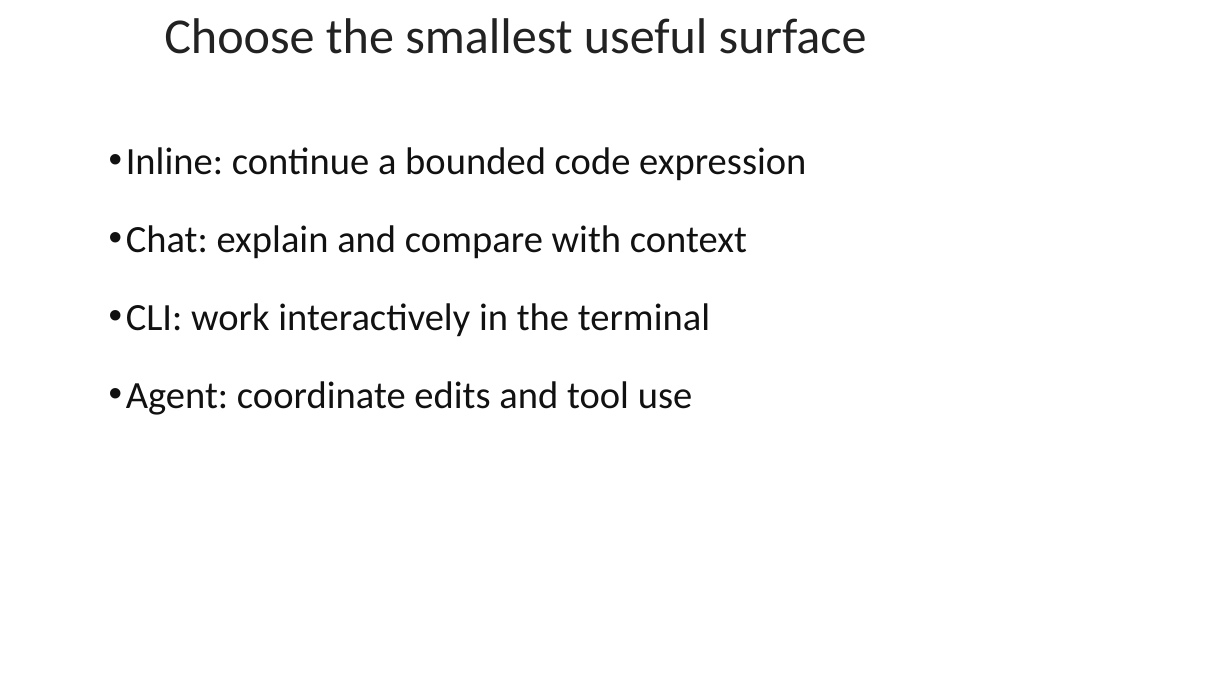
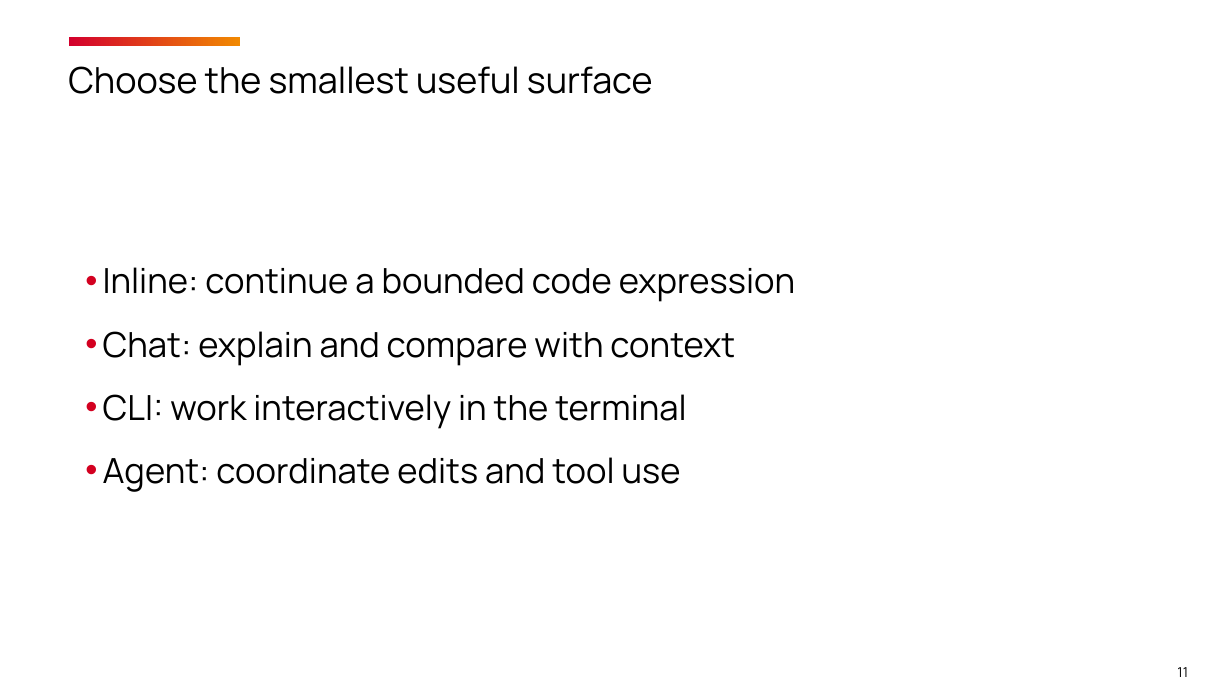
Before and after one commit to timothywarner-org/copilot-cert-prep, a slide deck: slide 11 of warner-github-cert-prep-september-2026.pptx (slide 9 before the commit). Drawn at 1232x693 pixels with LibreOffice and Linux fonts; fonts in the diff are those of the drawing; background and template pictures are left out. Boxes give left, top, right and bottom in pixels: in the first picture for what was removed or moved away, otherwise in the second. Text is boxed around its words. In the diff, an @@ line names an element or a change of style, - is before the commit and + after.

```diff
--- a/warner-github-cert-prep-september-2026.pptx
+++ b/warner-github-cert-prep-september-2026.pptx
@@ title "Choose the smallest useful surface": place and size @@
-title "Choose the smallest useful surface" at (164,18,867,54)
+title "Choose the smallest useful surface" at (68,66,653,94)
@@ title "Choose the smallest useful surface" at (68,66,653,94): size 29.2 to 21 pt, font Calibri to Manrope, text colour #222222 to #000000; line spacing 1 to 1.08 @@
@@ rectangle added at (70,36,241,46), fill gradient #D3002D to #F18901 @@
@@ text "Inline: continue a bounded code ...": place and size @@
-text "Inline: continue a bounded code ..." at (126,147,806,415)
+text "Inline: continue a bounded code ..." at (103,267,795,492)
@@ text "Inline: continue a bounded code ..." at (103,267,795,492): size 22.5 to 20.2 pt, font Calibri to Manrope, text colour #111111 to #000000; indent changed; line spacing 1 to 1.15; less space between paragraphs @@
@@ page number added at (1177,667,1188,677), 8 pt, text #000000 @@
+11
```
Also in this commit, not shown: 19 other slides changed, 8 slides added, 4 slides removed, 28 other files.
